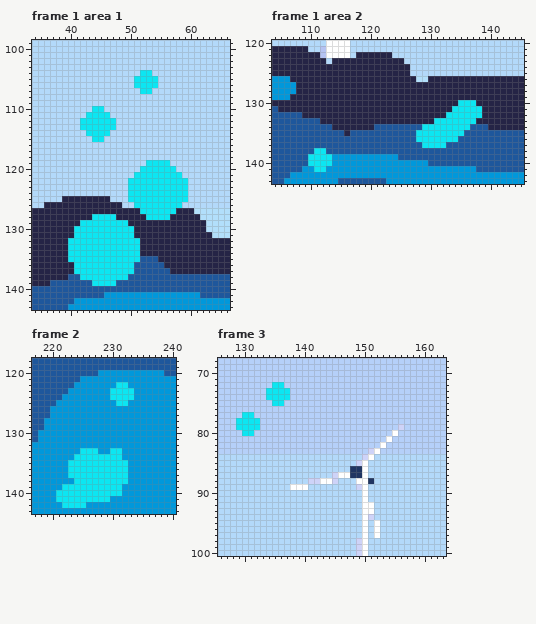
Pixel-art file -- aseprites/windmill-scene.aseprite. That is the earlier state.
256x144 pixels, 5 frames. Colours within 5 levels of each other are drawn and written as one. Shown: frame 1 area 1: x 34..66, y 99..143; frame 1 area 2: x 104..145, y 120..143; frame 2: x 217..240, y 118..143; frame 3: x 126..163, y 68..100. The commit also changed other frames or places, which this record leaves out.
After the commit:
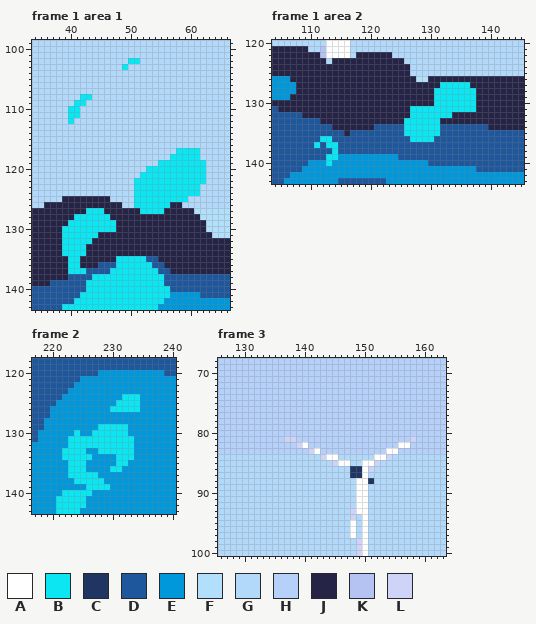
Palette (. is transparent): A #ffffff  B #0ce6f2  C #203562  D #1e579c  E #0098db  F #b2dffb  G #b3d9fa  H #b5d0f9  J #252446  K #b5c3f2  L #ced3f8
Diff:
Changed rows in their new state; - is an unchanged pixel.
Frame 1 area 1, layer "Ground/Ground 3":
first column x 39:
102 -----------BB-----------
103 ----------B-------------
104 -------------GG---------
105 ------------GGGG--------
106 ------------GGGG--------
107 -------------GG---------
108 ---BB-------------------
109 --BB--------------------
110 -BB--GG-----------------
111 -BB-GGGG----------------
112 -B-GGGGGG---------------
113 ---GGGGGG---------------
114 ----GGGG----------------
115 -----GG-----------------
117 -------------------BBBB-
118 ------------------BBBBB-
119 --------------GG--BBBBBB
120 -------------G-----BBBBB
121 ------------G-------BBBB
122 -----------G---------BBB
123 -----------G---------BB-
124 -----------G---------BB-
125 -----------G------------
126 ------------------JJ----
127 ----BBB----------JJ-----
128 --BBB---J-----JJJJ------
129 -BB------JJ-------------
130 BB-------JJJ------------
131 BB----JJJJJJ------------
132 B----JJJJJJJJ-----------
133 B---JJJJJJJJJ-----------
134 B---JJJJJJJJJ-----------
135 ---JJJJJJ----B----------
136 -B-JJJDDD---BBB---------
137 -B--DDDD----BBBB--------
138 ---DD------BBBBBB-------
139 ----B----BBBBBBBB-------
140 ----BBBBBBBBBBBBBB------
141 ---BBBBBBBBBBBBBBB------
142 --BBBBBBBBBBBBBBB-------
143 BBBBBBBBBBBBBBBB--------
Frame 1 area 2, layer "Ground/Ground 3":
first column x 110:
127 ----------------------BBBBB--
128 ---------------------BBBBBBB-
129 ---------------------BBBBBBB-
130 ---------------------BBBB----
131 -----------------BBBBBBB----J
132 -----------------BBBBBB-JJJJJ
133 ----------------BBBBB-JJJJJJ-
134 ----------------BBB---DDDDD--
135 ----------------BB----DDDD---
136 --BB-------------B---DDDD----
137 -B-BB--------------DDDD------
138 -DD-B------------------------
139 DDD-B------------------------
140 EEE--------------------------
141 -EE--------------------------
Frame 2, layer "Ground/Ground 3":
first column x 221:
122 ----------EE--
123 ---------EEEE-
124 ---------EE--B
125 ------------BB
126 ---------BBBBB
129 -------BBBBB--
130 ---B--BBBBBB--
131 --BBBBBBBBBBB-
132 --BBBBBBBBBBB-
133 -BBB-EEBB--BB-
134 -BB---EEEE-BB-
135 -----EEEEE----
136 -----EEEE--E--
137 -------EEEEE--
138 --------EEEE--
139 -EEEE----EE---
140 E-----EEEEE---
141 -----EEEE-----
142 B-------------
143 BBBB----------
Frame 3, layers "Ground/Ground 3", "WIndmills/Windmill 3 >":
first column x 129:
 72 ------HH----------------------
 73 -----HHHH---------------------
 74 -----HHHH---------------------
 75 ------HH----------------------
 77 -HH---------------------------
 78 HHHH--------------------------
 79 HHHH-----------------------H--
 80 -HH-----------------------H---
 81 --------LL---------------H---L
 82 ----------LA------------H--AA-
 83 ------------LA--------HH-AA---
 84 --------------LAA----GGAAL----
 85 ----------------LAA-G-AL------
 86 ----------------------L-------
 87 ----------------GGG-----------
 88 ------------GGGGG-------------
 89 ---------GGG--------A---------
 90 --------------------A---------
 91 --------------------A---------
 92 --------------------A-G-------
 93 -------------------LA-G-------
 94 -------------------L--G-------
 95 -------------------A---G------
 96 -------------------A---G------
 97 -------------------A---G------
Changed places in both pictures, as pixel boxes (x1, y1, x2, y2):
changed: (122, 58, 158, 94)
changed: (68, 94, 116, 142)
changed: (62, 148, 206, 310)
changed: (404, 82, 482, 148)
changed: (308, 136, 338, 172)
changed: (56, 382, 140, 514)
changed: (236, 382, 416, 538)
